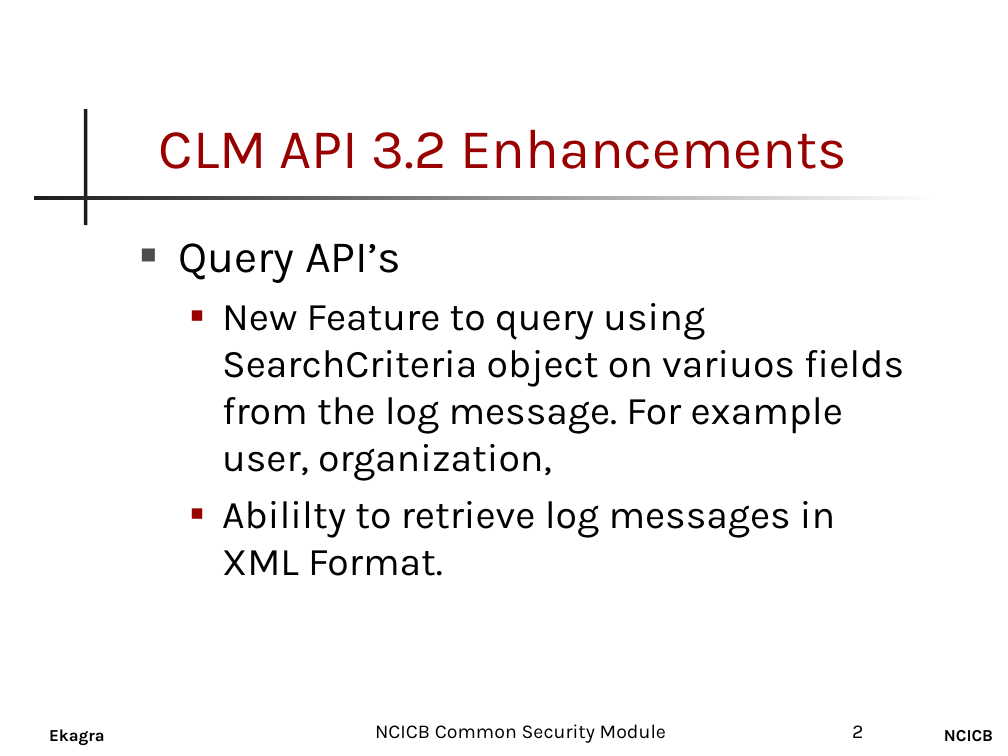
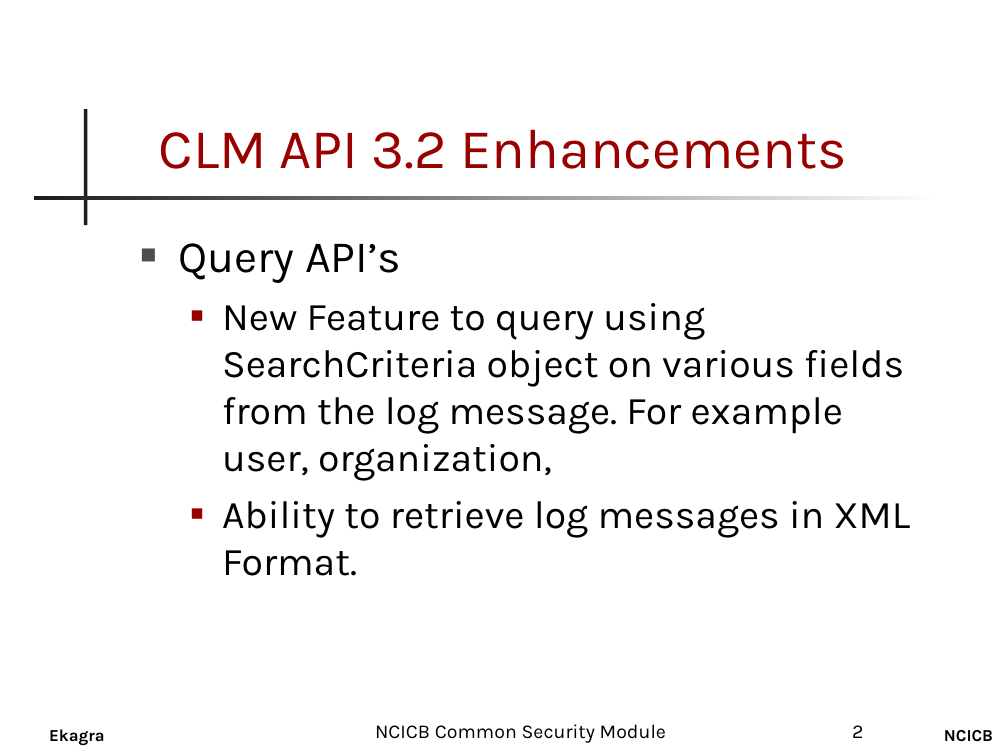
Before and after one commit to CBIIT/common-security-module-docs, a slide deck: slide 2 of Presentations/CLM_LLT_32_Presentation.ppt. Drawn at 1008x756 pixels with LibreOffice and Linux fonts; fonts in the diff are those of the drawing; background and template pictures are left out. Boxes give left, top, right and bottom in pixels: in the first picture for what was removed or moved away, otherwise in the second. Text is boxed around its words. In the diff, an @@ line names an element or a change of style, - is before the commit and + after.

Commit message:
*** empty log message ***
SVN-Revision: 2471

```diff
--- a/Presentations/CLM_LLT_32_Presentation.ppt
+++ b/Presentations/CLM_LLT_32_Presentation.ppt
@@ text at <box>222,303,911,576</box>: text changed @@
-  ■ New Feature to query using SearchCriteria object on variuos fields from the log message. For example user, organization,
-  ■ Abililty to retrieve log messages in XML Format.
+  ■ New Feature to query using SearchCriteria object on various fields from the log message. For example user, organization,
+  ■ Ability to retrieve log messages in XML Format.
```
Also in this commit, not shown: 1 other slide changed, 6 other files.
